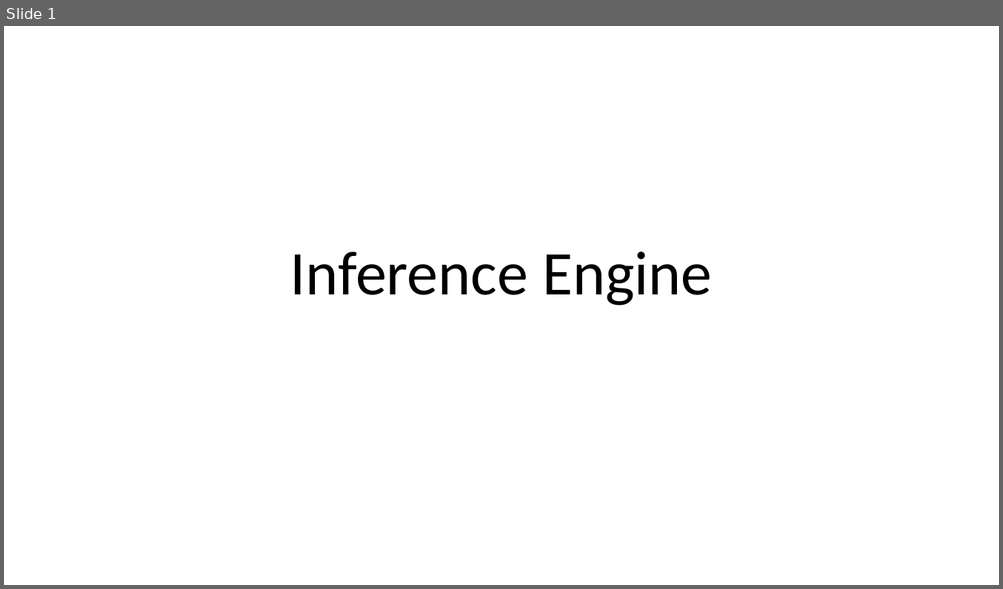
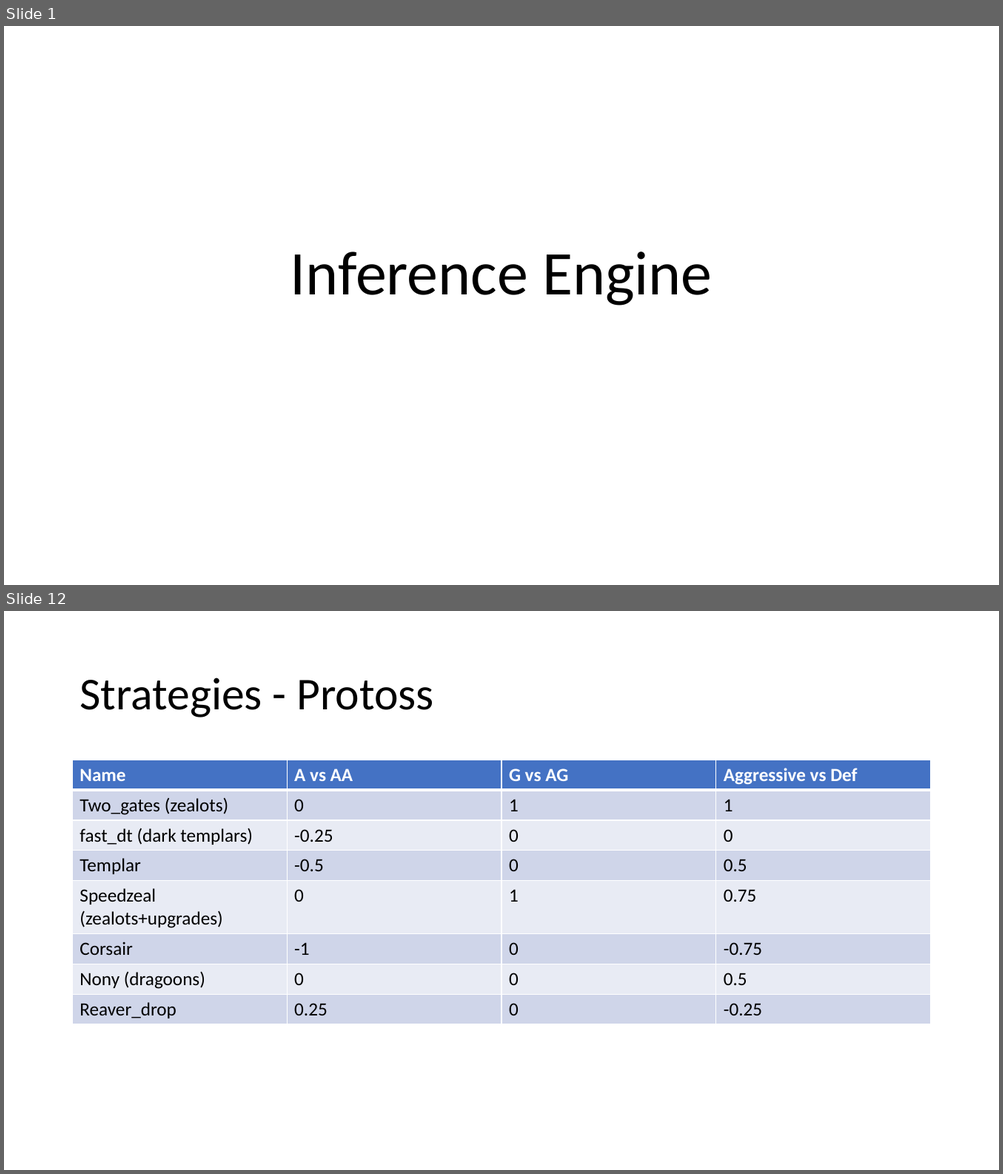
Before and after one commit to mikewkozak/IRE, a slide deck: Documentation/Architecture.pptx. Shown one above the other, each under a label of ours: slide 1 before the commit, slides 1 and 12 after it; the slides between them are not shown. The pictures are 1003x589 and 1003x1174 pixels, drawn with LibreOffice and Linux fonts; fonts in the diff are those of the drawing. Boxes give left, top, right and bottom in pixels: in the first picture for what was removed or moved away, otherwise in the second. Text is boxed around its words. In the diff, an @@ line names an element or a change of style, - is before the commit and + after.

```diff
--- a/Documentation/Architecture.pptx
+++ b/Documentation/Architecture.pptx
@@ slide 12 added at bbox=[4, 611, 999, 1170], background #FFFFFF @@
@@ title added at bbox=[79, 678, 434, 718], 44 pt, text #000000 @@
+Strategies - Protoss
@@ table added at bbox=[73, 760, 932, 1025], 8 rows, 4 columns @@
+Name | A vs AA | G vs AG | Aggressive vs Def
+Two_gates (zealots) | 0 | 1 | 1
+fast_dt (dark templars) | -0.25 | 0 | 0
+Templar | -0.5 | 0 | 0.5
+Speedzeal (zealots+upgrades) | 0 | 1 | 0.75
+Corsair | -1 | 0 | -0.75
+Nony (dragoons) | 0 | 0 | 0.5
+Reaver_drop | 0.25 | 0 | -0.25
```
Also in this commit, not shown: 1 slide changed, 10 other slides added, 1 slide removed, 18 other files.
